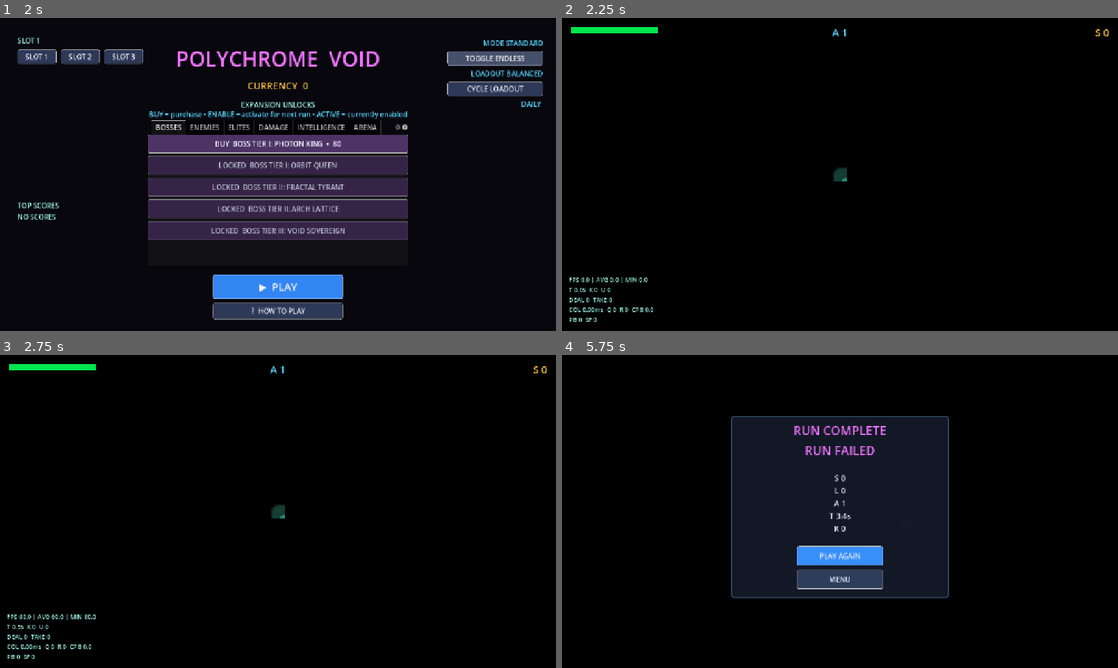
Above: before the commit, frames 1-4 (two rows, left to right).
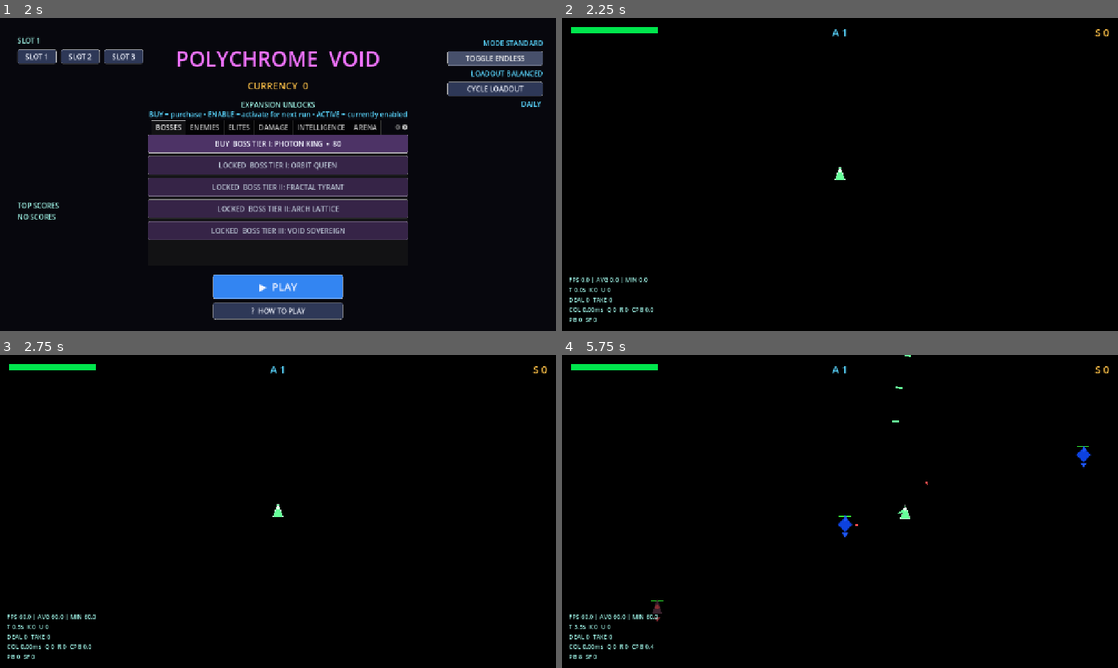
Above: after the commit, the same moments.

Repository: woodmurderedhat/bullet-hell
Game: Godot game, scene res://scenes/Main.tscn
Same seed, same stepped clock (60 frames per second), same inputs: the game is played once before the commit and once after it.
Inputs (mouse positions are in pixels of both pictures, inside the frame that each line leads up to):
- Up to frame 1 (2 s): click "TOGGLE ENDLESS" at 0.5 s; click "TOGGLE ENDLESS" at 1.25 s
- Up to frame 2 (2.25 s): click "▶ PLAY" at 2 s
- Up to frame 3 (2.75 s): no input
- Up to frame 4 (5.75 s): tap Enter at 2.75 s; move the mouse to (962, 495) at 2.77 s; hold D (move_right) 2.78-3.53 s; hold Space (fire) 2.78-3.53 s; move the mouse to (728, 527) at 3.52 s; hold S (move_down) 3.53-4.28 s; click (728, 527) at 3.6 s; move the mouse to (895, 442) at 4.27 s; hold D (move_right) 4.28-5.03 s; hold Space (fire) 4.28-5.03 s; move the mouse to (812, 574) at 5.02 s; hold W (move_up) from 5.03 s (still down); click (812, 574) at 5.1 s

Frame 1 is identical in both runs. In frame 2, 0.1% of the frame differs, in the area x 48-52%, y 47-53%; in frame 3, 0.1%; in frame 4, 24%, in the area x 1-99%, y 0-98%.

Commit message:
Add SpawnDistanceValidationTest to ensure enemies spawn at a safe distance from the player
- Introduced a new GDScript test to validate that enemies do not spawn on or near the player.
- The test checks the minimum spawn distance constraint and reports any violations.
- Player's health is set to a high value to prevent game over during testing.
- The player moves in a circular pattern to test spawn safety across different arena positions.
- All active enemies and bosses are checked for their distance from the player, logging any violations.

Diff:
--- a/polychrome-void/polychrome-void/combat/Boss.gd
+++ b/polychrome-void/polychrome-void/combat/Boss.gd
@@ -112,7 +112,10 @@
 		return
 	_visual_sprite.visible = (visual_mode == VisualMode.SPRITE)
 	if visual_mode == VisualMode.SPRITE:
+		_visual_sprite.scale = Vector2(2.0, 2.0)
 		_apply_sprite_from_resource()
+	else:
+		_visual_sprite.scale = Vector2.ONE
 	queue_redraw()
 
 
--- a/polychrome-void/polychrome-void/combat/Enemy.gd
+++ b/polychrome-void/polychrome-void/combat/Enemy.gd
@@ -118,7 +118,10 @@
 		return
 	_visual_sprite.visible = (visual_mode == VisualMode.SPRITE)
 	if visual_mode == VisualMode.SPRITE:
+		_visual_sprite.scale = Vector2(2.0, 2.0)
 		_apply_sprite_from_resource()
+	else:
+		_visual_sprite.scale = Vector2.ONE
 	queue_redraw()
 
 
--- a/polychrome-void/polychrome-void/core/EventBus.gd
+++ b/polychrome-void/polychrome-void/core/EventBus.gd
@@ -51,6 +51,9 @@
 ## Emitted by UpgradePicker when the player selects an upgrade card.
 signal upgrade_chosen(resource: Resource)
 
+## Emitted by UpgradePicker when no eligible upgrades remain.
+signal upgrade_skipped()
+
 # ---------------------------------------------------------------------------
 # Run lifecycle signals
 # ---------------------------------------------------------------------------
--- a/polychrome-void/polychrome-void/data/upgrades/chaos_reroll_01.tres
+++ b/polychrome-void/polychrome-void/data/upgrades/chaos_reroll_01.tres
@@ -10,6 +10,6 @@
 stat_additive = {}
 stat_multiplicative = {}
 triggers = [&"reroll_once"]
-stack_limit = 5
+stack_limit = 3
 display_name = "Quantum Flip"
 description = "Gain one free upgrade reroll per arena picker."
--- a/polychrome-void/polychrome-void/data/upgrades/chaos_reroll_02.tres
+++ b/polychrome-void/polychrome-void/data/upgrades/chaos_reroll_02.tres
@@ -10,6 +10,6 @@
 stat_additive = {}
 stat_multiplicative = {}
 triggers = [&"reroll_once"]
-stack_limit = 5
+stack_limit = 3
 display_name = "Shuffle Protocol"
 description = "Additional reroll charge. Stack for multiple rerolls."
--- a/polychrome-void/polychrome-void/data/upgrades/crit_chance_01.tres
+++ b/polychrome-void/polychrome-void/data/upgrades/crit_chance_01.tres
@@ -10,6 +10,6 @@
 stat_additive = {}
 stat_multiplicative = {}
 triggers = [&"crit_10"]
-stack_limit = 5
+stack_limit = 3
 display_name = "Sharp Edge"
 description = "+10% critical strike chance. Crits deal 1.5× damage."
--- a/polychrome-void/polychrome-void/data/upgrades/crit_chance_02.tres
+++ b/polychrome-void/polychrome-void/data/upgrades/crit_chance_02.tres
@@ -10,6 +10,6 @@
 stat_additive = {}
 stat_multiplicative = {}
 triggers = [&"crit_10"]
-stack_limit = 4
+stack_limit = 3
 display_name = "Precision Array"
 description = "+10% crit chance. Stack to approach guaranteed crits."
--- a/polychrome-void/polychrome-void/data/upgrades/entropy_chaos_01.tres
+++ b/polychrome-void/polychrome-void/data/upgrades/entropy_chaos_01.tres
@@ -10,6 +10,6 @@
 stat_multiplicative = {"fire_rate": 1.06}
 stat_additive = {}
 triggers = [&"random_direction"]
-stack_limit = 4
+stack_limit = 3
 display_name = "Static Noise"
 description = "+6% fire rate. Bullets deviate randomly ±10°."
--- a/polychrome-void/polychrome-void/data/upgrades/entropy_chaos_02.tres
+++ b/polychrome-void/polychrome-void/data/upgrades/entropy_chaos_02.tres
@@ -10,6 +10,6 @@
 stat_additive = {"bullet_damage": 4.0}
 stat_multiplicative = {}
 triggers = [&"random_direction"]
-stack_limit = 4
+stack_limit = 3
 display_name = "Scatter Flux"
 description = "+4 damage. Controlled chaos spreads more bullets."
--- a/polychrome-void/polychrome-void/data/upgrades/pulse_damage_01.tres
+++ b/polychrome-void/polychrome-void/data/upgrades/pulse_damage_01.tres
@@ -10,6 +10,6 @@
 stat_additive = {"bullet_damage": 4.0}
 stat_multiplicative = {}
 triggers = []
-stack_limit = 4
+stack_limit = 3
 display_name = "Pulse Charge"
 description = "+4 bullet damage per hit."
--- a/polychrome-void/polychrome-void/data/upgrades/pulse_damage_02.tres
+++ b/polychrome-void/polychrome-void/data/upgrades/pulse_damage_02.tres
@@ -10,6 +10,6 @@
 stat_additive = {"bullet_damage": 6.0}
 stat_multiplicative = {}
 triggers = []
-stack_limit = 4
+stack_limit = 3
 display_name = "Overload Cell"
 description = "+6 bullet damage. Enemies take more punishment."
--- a/polychrome-void/polychrome-void/data/upgrades/sustain_regen_01.tres
+++ b/polychrome-void/polychrome-void/data/upgrades/sustain_regen_01.tres
@@ -10,6 +10,6 @@
 stat_additive = {"hp_regen": 1.0}
 stat_multiplicative = {}
 triggers = []
-stack_limit = 5
+stack_limit = 3
 display_name = "Trickle Heal"
 description = "+1 HP per second passive regeneration."
--- a/polychrome-void/polychrome-void/data/upgrades/sustain_regen_02.tres
+++ b/polychrome-void/polychrome-void/data/upgrades/sustain_regen_02.tres
@@ -10,6 +10,6 @@
 stat_additive = {"hp_regen": 1.0}
 stat_multiplicative = {}
 triggers = []
-stack_limit = 5
+stack_limit = 3
 display_name = "Pulse Mend"
 description = "+1 HP/s regen. Stacks with other Sustain upgrades."
--- a/polychrome-void/polychrome-void/data/upgrades/vector_speed_01.tres
+++ b/polychrome-void/polychrome-void/data/upgrades/vector_speed_01.tres
@@ -10,6 +10,6 @@
 stat_additive = {"speed": 25.0}
 stat_multiplicative = {}
 triggers = []
-stack_limit = 5
+stack_limit = 3
 display_name = "Velocity Boost"
 description = "+25 movement speed. Evade patterns with greater ease."
--- a/polychrome-void/polychrome-void/data/upgrades/vector_speed_02.tres
+++ b/polychrome-void/polychrome-void/data/upgrades/vector_speed_02.tres
@@ -10,6 +10,6 @@
 stat_additive = {"bullet_speed": 60.0}
 stat_multiplicative = {}
 triggers = []
-stack_limit = 5
+stack_limit = 3
 display_name = "Kinetic Surge"
 description = "+60 bullet speed. Your shots cross the arena faster."
--- a/polychrome-void/polychrome-void/player/Player.gd
+++ b/polychrome-void/polychrome-void/player/Player.gd
@@ -11,7 +11,7 @@
 
 @export var visual_mode: VisualMode = VisualMode.GEOMETRY
 @export var visual_config: PlayerVisualConfig = null
-@export var auto_visual_from_config: bool = true
+@export var auto_visual_from_config: bool = false
 
 const SPRITE_FRAME_SIZE: Vector2i = Vector2i(32, 32)
 
--- a/polychrome-void/polychrome-void/project.godot
+++ b/polychrome-void/polychrome-void/project.godot
@@ -77,3 +77,4 @@
 
 renderer/rendering_method="gl_compatibility"
 renderer/rendering_method.mobile="gl_compatibility"
+textures/vram_compression/import_s3tc_bptc=true
--- a/polychrome-void/polychrome-void/scenes/Main.gd
+++ b/polychrome-void/polychrome-void/scenes/Main.gd
@@ -70,6 +70,7 @@
 	# Connect EventBus signals.
 	EventBus.player_died.connect(_on_player_died)
 	EventBus.upgrade_chosen.connect(_on_upgrade_chosen)
+	EventBus.upgrade_skipped.connect(_on_upgrade_skipped)
 	EventBus.score_changed.connect(_on_score_changed)
 	EventBus.wave_complete.connect(_on_wave_complete)
 
@@ -346,6 +347,18 @@
 		_spawn_director.begin_next_wave()
 
 
+func _on_upgrade_skipped() -> void:
+	if not _run_active:
+		return
+	_player.set_gameplay_input_enabled(true)
+
+	# Keep run flow advancing even when every upgrade has reached its stack cap.
+	await get_tree().create_timer(0.3).timeout
+	if _run_active:
+		_refresh_enemy_boss_damage_scaling(_spawn_director.arena_index)
+		_spawn_director.begin_next_wave()
+
+
 func _on_score_changed(new_score: int) -> void:
 	_score = new_score
 
--- a/polychrome-void/polychrome-void/systems/SpawnDirector.gd
+++ b/polychrome-void/polychrome-void/systems/SpawnDirector.gd
@@ -98,6 +98,9 @@
 var _intelligence_tier: int = 0
 var _active_elite_archetypes: Array[StringName] = []
 var _extra_enemy_paths: Array[String] = []
+
+## Diagnostics: count fallback spawn position adjustments.
+var _spawn_fallback_count: int = 0
 var _extra_boss_paths: Array[String] = []
 var _wave_swarm_next_slot: Array[int] = []
 var _wave_swarm_group_target_counts: Array[int] = []
@@ -257,9 +260,13 @@
 		slot_index = _wave_swarm_next_slot[group_id]
 		slot_count = maxi(1, _wave_swarm_group_target_counts[group_id])
 		_wave_swarm_next_slot[group_id] += 1
-		pos = _swarm_director.get_spawn_position_for_member(group_id, slot_index, slot_count)
+		var swarm_candidate: Vector2 = _swarm_director.get_spawn_position_for_member(group_id, slot_index, slot_count)
+		# Ensure swarm spawn respects min distance from player.
+		pos = _validate_spawn_position(swarm_candidate, _current_config.min_spawn_distance_to_player)
 
 	if _current_config.boss_wave:
+		# Ensure boss spawn respects min distance from player.
+		pos = _validate_spawn_position(pos, _current_config.min_spawn_distance_to_player)
 		_spawn_boss(id, pos)
 	else:
 		var pick: EnemyResource = _pick_enemy_for_arena()
@@ -756,6 +763,38 @@
 	return true
 
 
+
+
+## Validates that a spawn candidate is safe (>= min_distance from player).
+## If unsafe, retries with edge positions and returns the safest found.
+## Guarantees no spawn lands on or near the player.
+func _validate_spawn_position(candidate: Vector2, min_distance: float) -> Vector2:
+	var distance_to_player: float = _distance_to_player(candidate)
+	if distance_to_player >= min_distance:
+		# Candidate is already safe.
+		return candidate
+
+	# Candidate is too close. Fallback to edge search logic.
+	_spawn_fallback_count += 1
+	var best_pos: Vector2 = candidate
+	var best_distance: float = distance_to_player
+
+	# Try edge positions up to 8 times to find a safer spawn.
+	for _attempt: int in range(8):
+		var edge: int = RandomService.next_int_range(0, 3)
+		var edge_candidate: Vector2 = _position_on_edge(edge)
+		var edge_distance: float = _distance_to_player(edge_candidate)
+		if edge_distance >= min_distance:
+			# Found a safe position.
+			return edge_candidate
+		if edge_distance > best_distance:
+			# Track best attempt even if still unsafe.
+			best_distance = edge_distance
+			best_pos = edge_candidate
+
+	# Return best found position (will be safe or closest to safe).
+	# This ensures spawn never blocks or causes soft locks.
+	return best_pos
 func _distance_to_player(pos: Vector2) -> float:
 	if _player == null:
 		return INF
@@ -795,6 +834,9 @@
 	_alive_enemies -= 1
 	if _alive_enemies <= 0 and _spawned_in_wave >= _current_config.enemy_count:
 		_wave_active = false
+		if _spawn_fallback_count > 0:
+			print("[SpawnDirector] Wave %d: %d spawn fallbacks applied (swarm/boss too close to player)" % [arena_index, _spawn_fallback_count])
+		_spawn_fallback_count = 0
 		EventBus.wave_complete.emit(arena_index)
 
 
--- a/polychrome-void/polychrome-void/systems/UpgradePool.gd
+++ b/polychrome-void/polychrome-void/systems/UpgradePool.gd
@@ -87,6 +87,7 @@
 	_sync_meta_unlocks()
 	var available: Array[UpgradeResource] = _build_available_pool(modifier)
 	if available.is_empty():
+		push_warning("UpgradePool: no eligible upgrades available for current run state.")
 		return []
 
 	var picked: Array[UpgradeResource] = []
@@ -101,6 +102,11 @@
 			break
 		picked.append(chosen as UpgradeResource)
 		pool_copy.erase(chosen)
+
+	if picked.size() < count:
+		push_warning(
+			"UpgradePool: generated %d/%d offers (eligible pool: %d)." % [picked.size(), count, available.size()]
+		)
 
 	return picked
 
--- /dev/null
+++ b/polychrome-void/polychrome-void/tools/SpawnDistanceValidationTest.gd
@@ -0,0 +1,84 @@
+## SpawnDistanceValidationTest — verifies enemies never spawn on or near player.
+## Validates that all spawned enemies maintain min_spawn_distance_to_player constraint.
+extends Node
+
+const MAIN_SCENE := preload("res://scenes/Main.tscn")
+const TEST_SECONDS: float = 20.0
+
+
+func _ready() -> void:
+	print("[SpawnDistanceValidationTest] Running...")
+	var main: Main = MAIN_SCENE.instantiate() as Main
+	add_child(main)
+
+	await get_tree().process_frame
+	main.call("_start_run")
+
+	var player: Player = main.get_node("Player") as Player
+	var spawn_director: SpawnDirector = main.get_node("SpawnDirector") as SpawnDirector
+
+	if player == null or spawn_director == null:
+		push_error("[SpawnDistanceValidationTest] FAIL  could not get player or spawn_director")
+		get_tree().quit()
+		return
+
+	player.stats.max_hp = 100000.0
+	player.stats.current_hp = 100000.0
+
+	var violations: Array[Dictionary] = []
+	var spawn_count: int = 0
+	var elapsed: float = 0.0
+	var min_safe_distance: float = 170.0  # Baseline minimum spawn distance.
+
+	# Move player in circular pattern to test spawn safety across arena positions.
+	while elapsed < TEST_SECONDS:
+		await get_tree().process_frame
+		elapsed += get_process_delta_time()
+
+		# Move player in a circle.
+		var t: float = elapsed
+		player.position = Vector2(640.0 + cos(t) * 180.0, 360.0 + sin(t * 1.4) * 130.0)
+
+		# Check all active enemies and validate distance.
+		var enemies: Array[Node] = main.get_tree().get_nodes_in_group("enemies")
+		for enemy_node: Node in enemies:
+			var enemy: Enemy = enemy_node as Enemy
+			var boss: Boss = enemy_node as Boss
+
+			if enemy != null:
+				spawn_count += 1
+				var distance: float = enemy.global_position.distance_to(player.global_position)
+				if distance < min_safe_distance:
+					violations.append({
+						"type": "enemy",
+						"id": enemy.enemy_id,
+						"distance": distance,
+						"min_distance": min_safe_distance,
+						"player_pos": player.global_position,
+						"enemy_pos": enemy.global_position
+					})
+			elif boss != null:
+				spawn_count += 1
+				var distance: float = boss.global_position.distance_to(player.global_position)
+				if distance < min_safe_distance:
+					violations.append({
+						"type": "boss",
+						"id": boss.boss_id,
+						"distance": distance,
+						"min_distance": min_safe_distance,
+						"player_pos": player.global_position,
+						"boss_pos": boss.global_position
+					})
+
+	if violations.is_empty():
+		print("[SpawnDistanceValidationTest] PASS  ~%d spawns validated, no violations below %.0f px" % [spawn_count, min_safe_distance])
+	else:
+		print("[SpawnDistanceValidationTest] FAIL  %d violations out of ~%d spawns:" % [violations.size(), spawn_count])
+		for violation: Dictionary in violations:
+			print("  - %s (id=%d): distance=%.1f px (min=%.1f px)" % [
+				violation.type,
+				violation.id,
+				violation.distance,
+				violation.min_distance
+			])
+		push_error("[SpawnDistanceValidationTest] Spawn distance constraint violated!")
--- a/polychrome-void/polychrome-void/ui/UpgradePicker.gd
+++ b/polychrome-void/polychrome-void/ui/UpgradePicker.gd
@@ -86,6 +86,12 @@
 
 	_offers = _upgrade_pool.generate_offer(3, tags, _modifier_component)
 
+	if _offers.is_empty():
+		visible = false
+		push_warning("UpgradePicker: no eligible upgrades available; skipping upgrade step.")
+		EventBus.upgrade_skipped.emit()
+		return
+
 	var total_w: float = 3.0 * CARD_SIZE.x + 2.0 * CARD_GAP
 	var start_x: float = (1280.0 - total_w) * 0.5
 
Not shown, changed: web/index.pck
Not shown, changed: web/index.wasm
